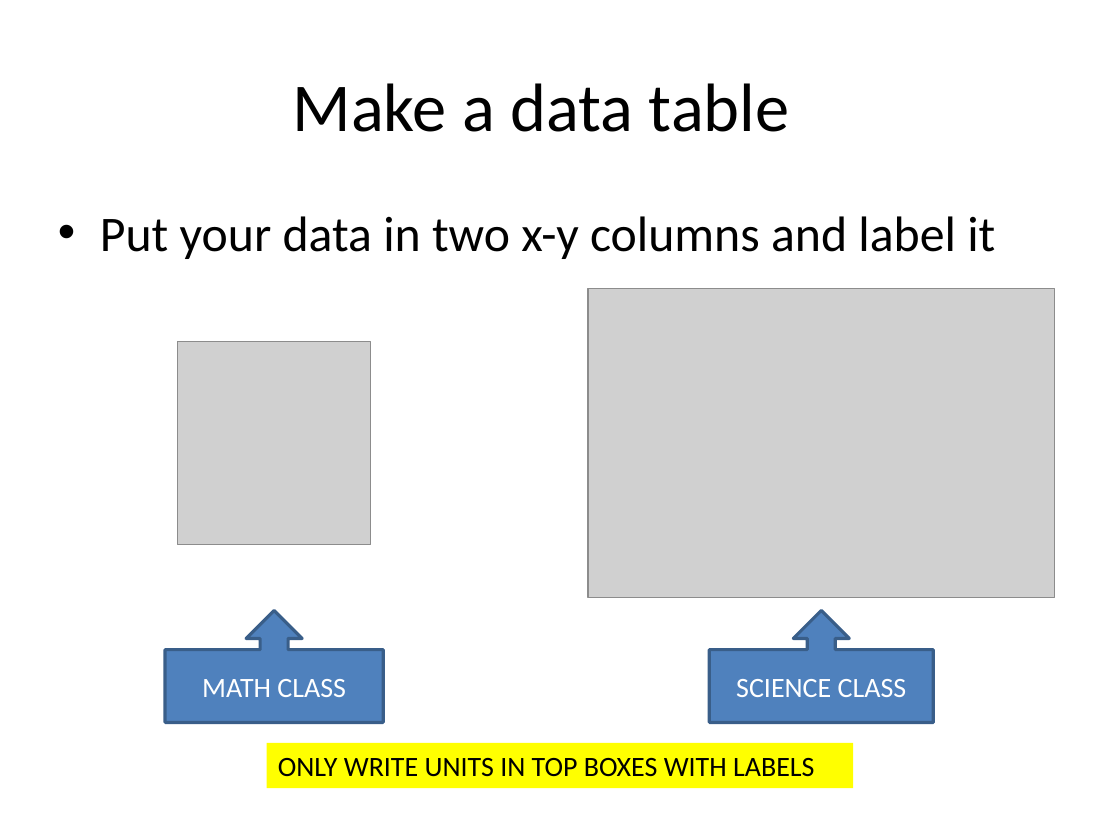
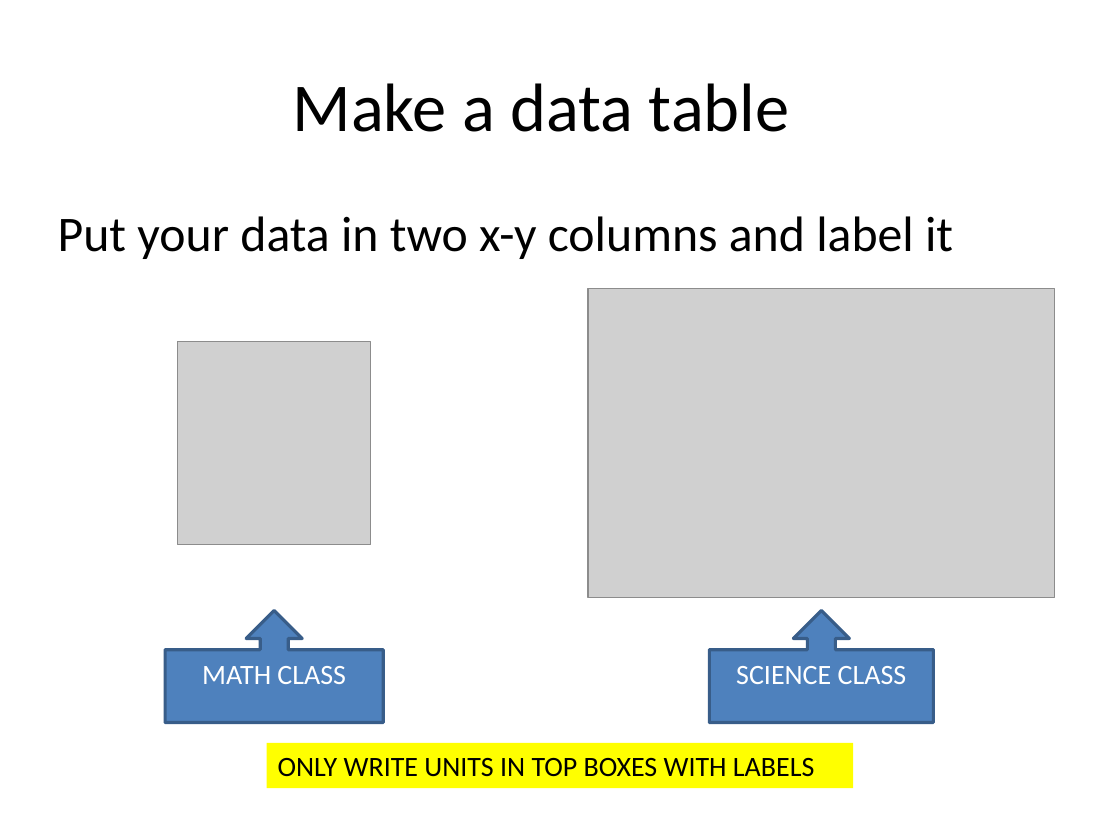
Before and after one commit to classes-list/middle-school, a slide deck: slide 24 of data-analysis.pptx (slide 25 before the commit). Drawn at 1120x840 pixels with LibreOffice and Linux fonts; fonts in the diff are those of the drawing; grey boxes stand for pictures. Boxes give left, top, right and bottom in pixels: in the first picture for what was removed or moved away, otherwise in the second. Text is boxed around its words. In the diff, an @@ line names an element or a change of style, - is before the commit and + after.

```diff
--- a/data-analysis.pptx
+++ b/data-analysis.pptx
@@ text "Put your data in two ..." at bbox=[58, 216, 953, 259]: bullet • to none @@
@@ freeform shape added at bbox=[165, 610, 383, 722], fill #4E81BD, outline #385D89 2.01 pt @@
@@ freeform shape added at bbox=[709, 610, 933, 722], fill #4E81BD, outline #385D89 2.01 pt @@
@@ text "MATH CLASS" at bbox=[202, 666, 346, 684]: vertical alignment middle to top; fill #4F81BD to none; outline #395E89 2 pt to none @@
@@ text "MATH CLASS": place and size @@
-text "MATH CLASS" at bbox=[165, 610, 383, 722]
+text "MATH CLASS" at bbox=[202, 666, 346, 684]
@@ text "SCIENCE CLASS": place and size @@
-text "SCIENCE CLASS" at bbox=[709, 610, 933, 722]
+text "SCIENCE CLASS" at bbox=[736, 666, 907, 684]
@@ text "SCIENCE CLASS" at bbox=[736, 666, 907, 684]: vertical alignment middle to top; fill #4F81BD to none; outline #395E89 2 pt to none @@
```
Also in this commit, not shown: 24 other slides changed, 2 slides removed, 2 other files.
